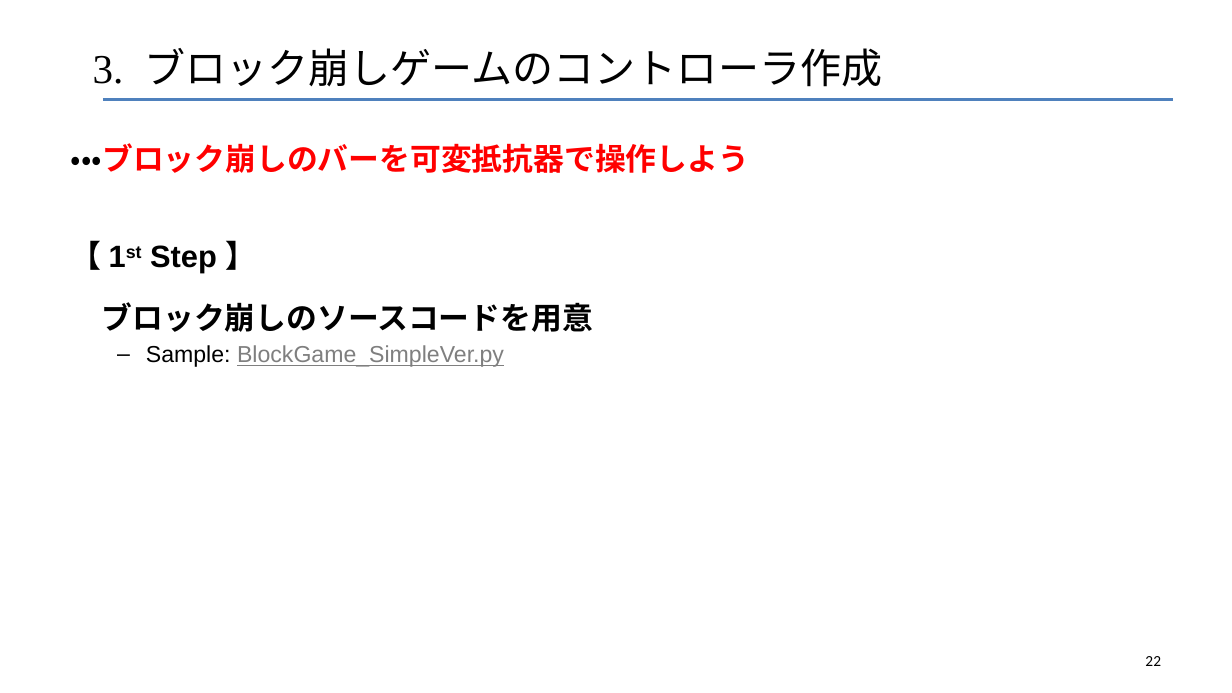
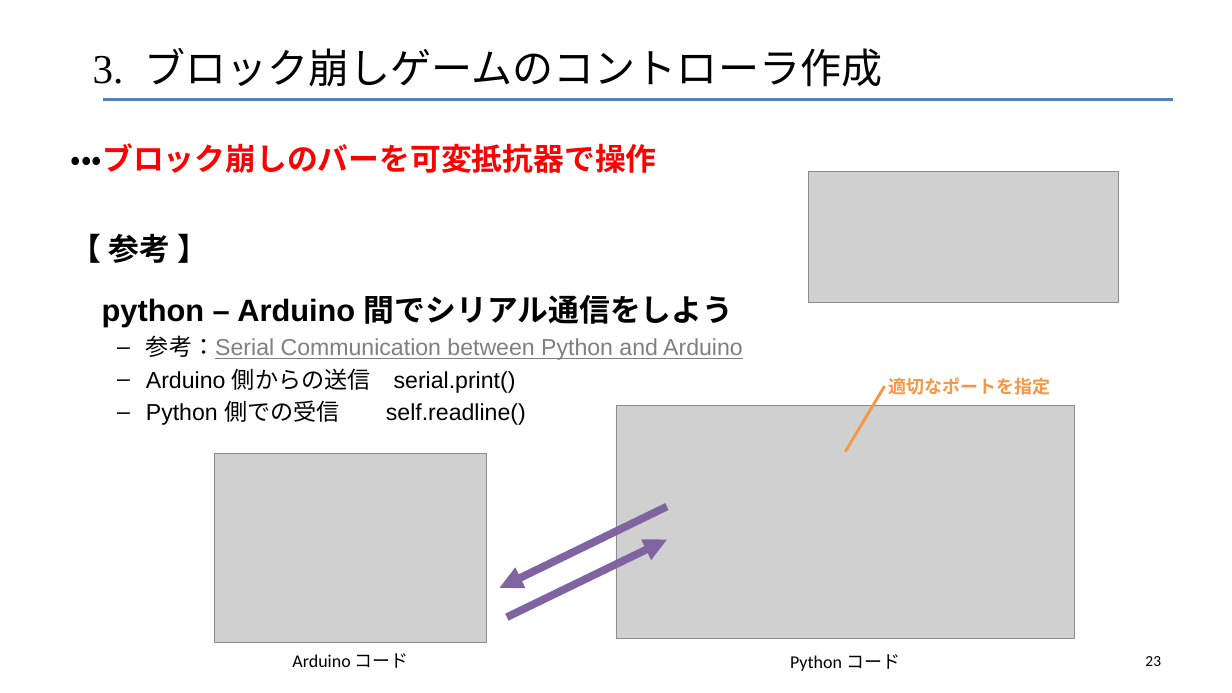
Before and after one commit to robot-cs/Tech-Education-Hub, a slide deck: slide 23 of Arduino-Basics/Arduino講座1.pptx (slide 22 before the commit). Drawn at 1232x693 pixels with LibreOffice and Linux fonts; fonts in the diff are those of the drawing; grey boxes stand for pictures. Boxes give left, top, right and bottom in pixels: in the first picture for what was removed or moved away, otherwise in the second. Text is boxed around its words. In the diff, an @@ line names an element or a change of style, - is before the commit and + after.

Commit message:
update Arduino-slide

```diff
--- a/Arduino-Basics/Arduino講座1.pptx
+++ b/Arduino-Basics/Arduino講座1.pptx
@@ text at box(71, 143, 743, 425): text changed; size 24 to 18 pt; bold off @@
-・・・ブロック崩しのバーを可変抵抗器で操作しよう
-【 1st Step 】
-ブロック崩しのソースコードを用意
-  – Sample: BlockGame_SimpleVer.py
+・・・ブロック崩しのバーを可変抵抗器で操作
+【 参考 】
+python – Arduino 間でシリアル通信をしよう
+  – 参考：Serial Communication between Python and Arduino
+  – Arduino 側からの送信 serial.print()
+  – Python 側での受信 self.readline()
@@ picture added at box(809, 172, 1118, 303) @@
@@ line added from (846, 452) to (884, 386), #F79646 2.25 pt @@
@@ text added at box(889, 377, 1051, 395), 14 pt, text #F79646, bold @@
+  適切なポートを指定
@@ picture added at box(616, 406, 1075, 639) @@
@@ picture added at box(214, 453, 487, 642) @@
@@ arrow added from (667, 506) to (500, 588), #8064A2 6 pt @@
@@ arrow added from (507, 617) to (667, 540), #8064A2 6 pt @@
@@ text added at box(292, 653, 409, 668), 14 pt, text #000000 @@
+Arduino コード
@@ text added at box(790, 654, 900, 671), 14 pt, text #000000 @@
+Python コード
@@ page number at box(1145, 656, 1161, 666): text changed @@
-22
+23
```
Also in this commit, not shown: 9 other slides changed, 6 slides added.
